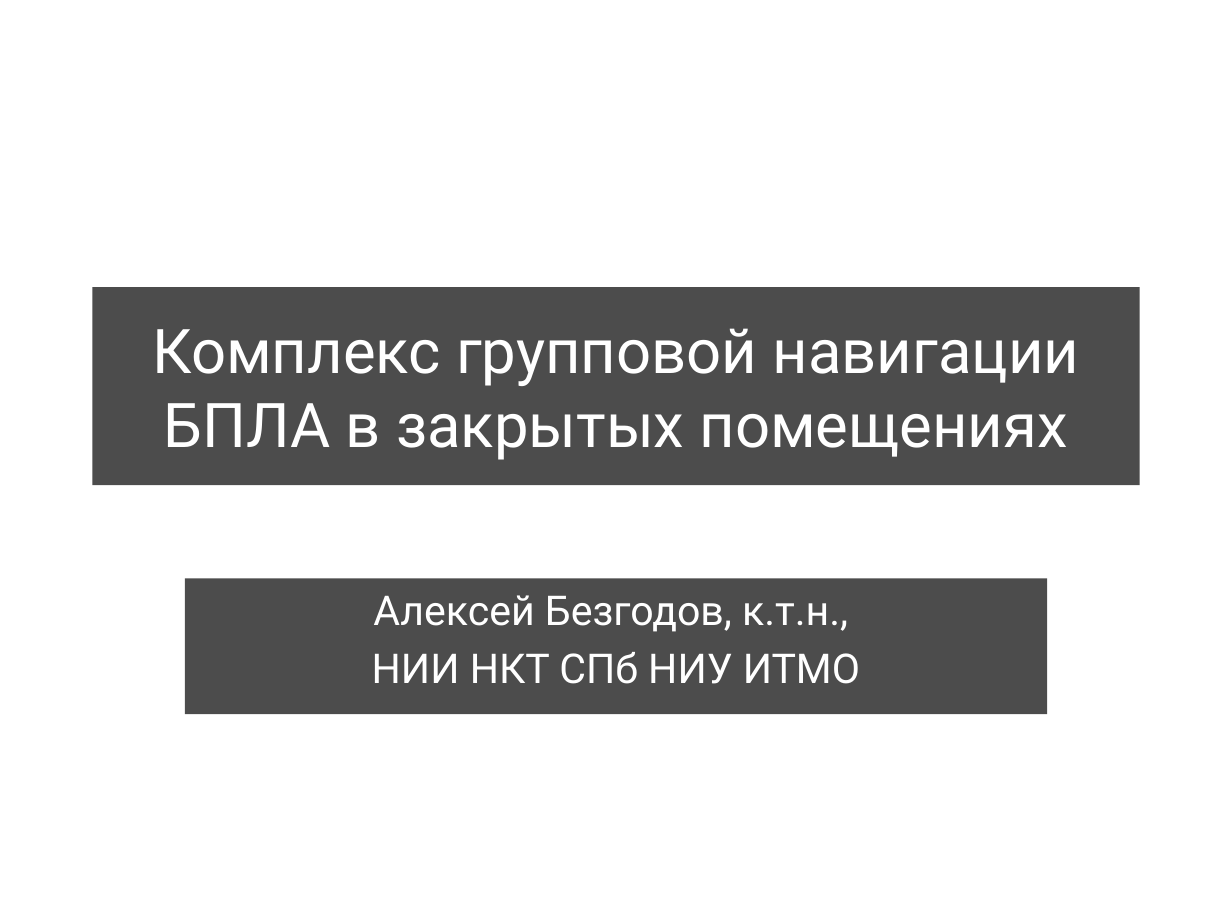
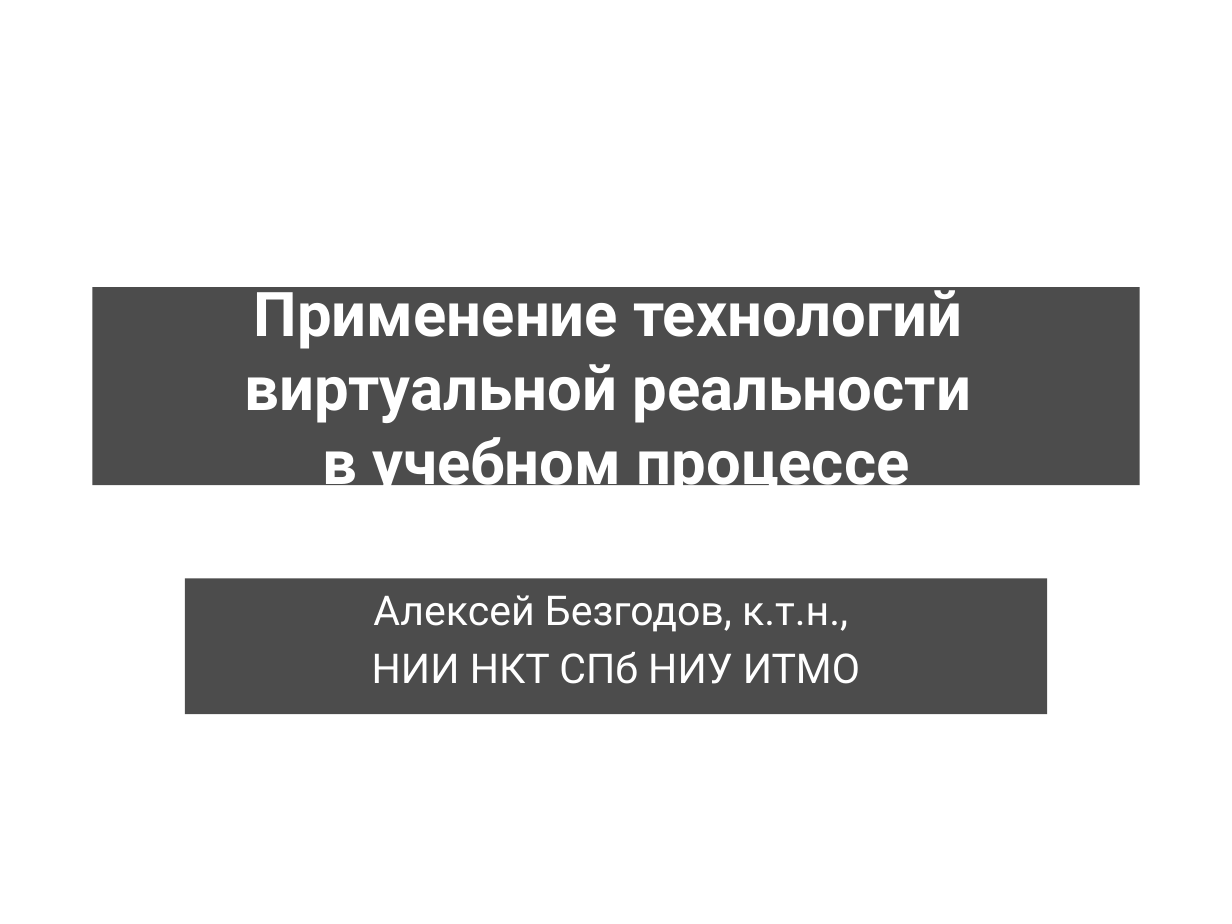
Before and after one commit to yaceq/quadro-xds, a slide deck: slide 1 of Docs/IT_Moscow.pptx. Drawn at 1232x924 pixels with LibreOffice and Linux fonts; fonts in the diff are those of the drawing; background and template pictures are left out. Boxes give left, top, right and bottom in pixels: in the first picture for what was removed or moved away, otherwise in the second. Text is boxed around its words. In the diff, an @@ line names an element or a change of style, - is before the commit and + after.

```diff
--- a/Docs/IT_Moscow.pptx
+++ b/Docs/IT_Moscow.pptx
@@ title at (x1=245, y1=280, x2=971, y2=499): text changed; bold on @@
-Комплекс групповой навигации БПЛА в закрытых помещениях
+Применение технологий
+виртуальной реальности
+в учебном процессе
```
Also in this commit, not shown: 3 other slides changed, 1 slide added, 1 slide removed, 25 other files.
